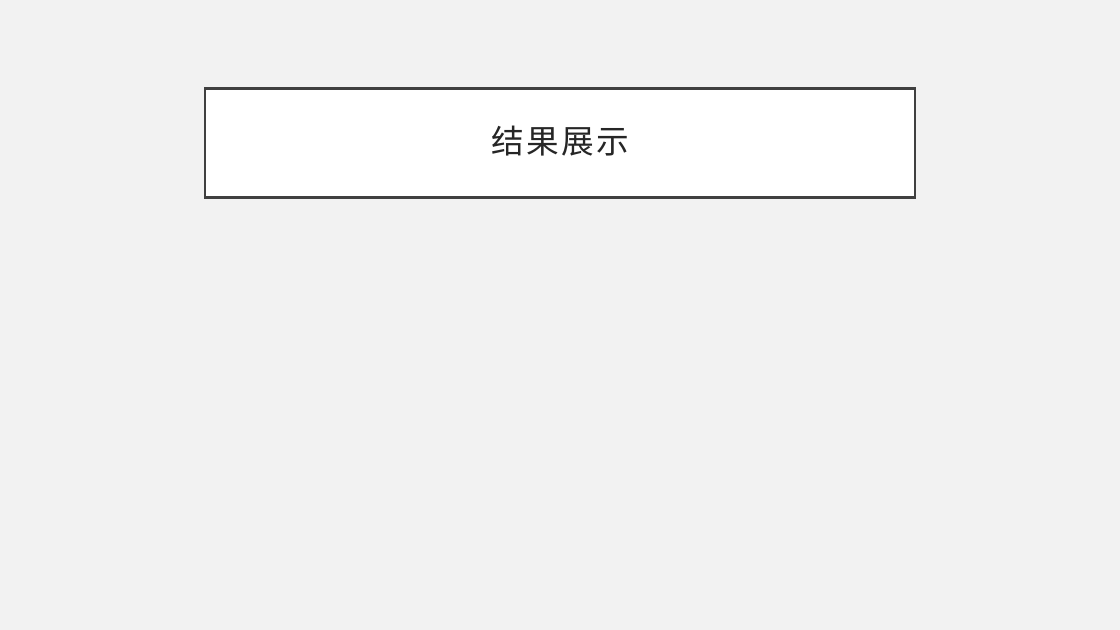
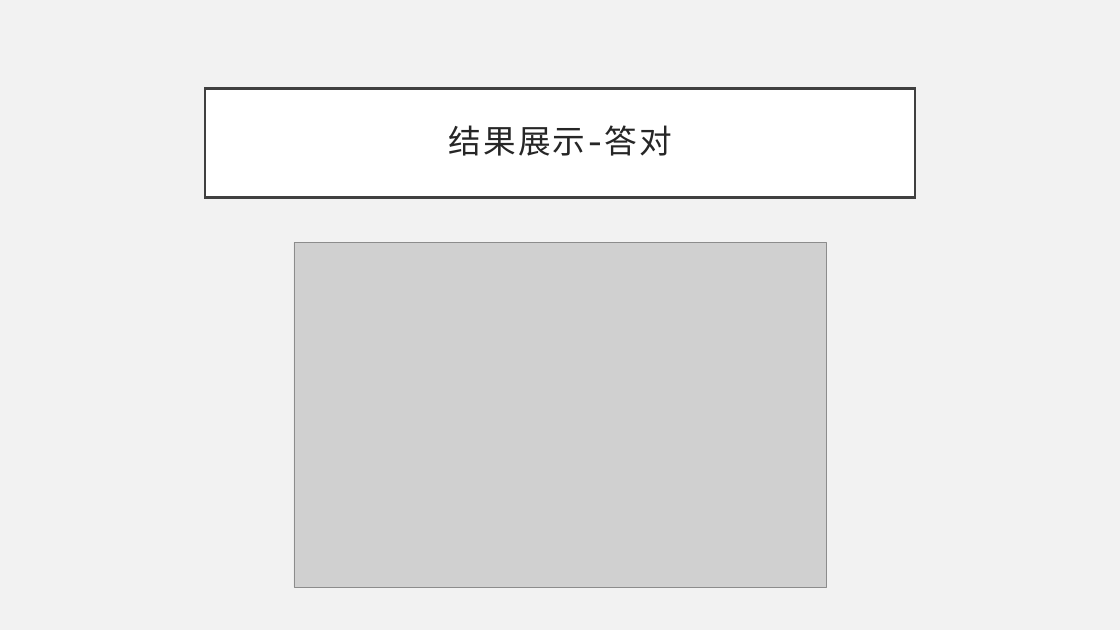
Before and after one commit to Stone-Han/crazy-words, a slide deck: slide 8 of crazy-words.pptx. Drawn at 1120x630 pixels with LibreOffice and Linux fonts; fonts in the diff are those of the drawing; grey boxes stand for pictures. Boxes give left, top, right and bottom in pixels: in the first picture for what was removed or moved away, otherwise in the second. Text is boxed around its words. In the diff, an @@ line names an element or a change of style, - is before the commit and + after.

```diff
--- a/crazy-words.pptx
+++ b/crazy-words.pptx
@@ title at bbox=[448, 125, 672, 156]: text changed @@
-结果展示
+结果展示-答对
@@ picture added at bbox=[294, 242, 826, 586] @@
```
Also in this commit, not shown: 2 other slides changed, 3 slides added.
